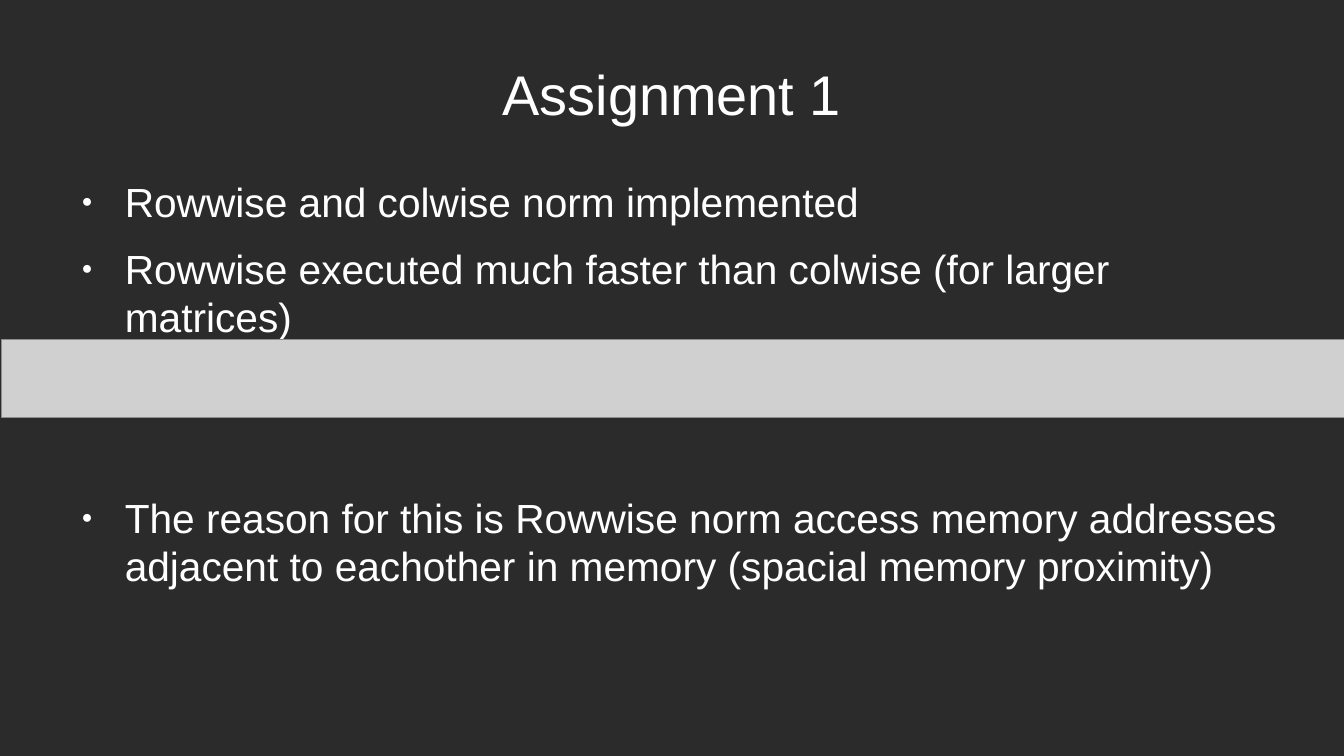
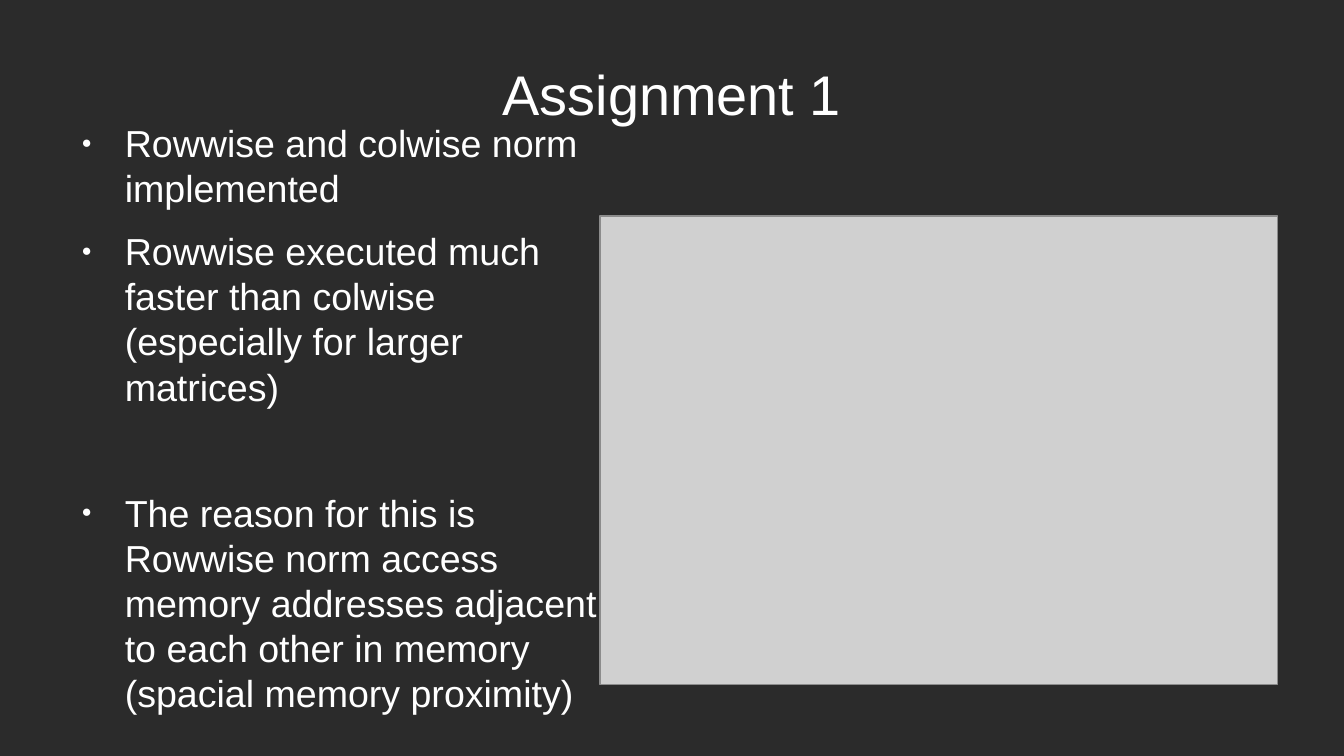
Before and after one commit to MC0117/HPC-labs, a slide deck: slide 2 of mypresentation.odp. Drawn at 1344x756 pixels with LibreOffice and Linux fonts; fonts in the diff are those of the drawing; grey boxes stand for pictures; background and template pictures are left out; a plain dark background stands for a picture behind light text. Boxes give left, top, right and bottom in pixels: in the first picture for what was removed or moved away, otherwise in the second. Text is boxed around its words. In the diff, an @@ line names an element or a change of style, - is before the commit and + after.

```diff
--- a/mypresentation.odp
+++ b/mypresentation.odp
@@ text "Rowwise and colwise norm implemented": place and size @@
-text "Rowwise and colwise norm implemented" at <box>125,187,1276,589</box>
+text "Rowwise and colwise norm implemented" at <box>125,129,596,670</box>
@@ text at <box>125,129,578,210</box>: size 24 to 22.2 pt in "Rowwise and colwise norm implemented" @@
@@ text at <box>125,237,596,670</box>: text changed; size 24 to 22.2 pt @@
-● Rowwise executed much faster than colwise (for larger matrices)
-● The reason for this is Rowwise norm access memory addresses adjacent to eachother in memory (spacial memory proximity)
+● Rowwise executed much faster than colwise (especially for larger matrices)
+● The reason for this is Rowwise norm access memory addresses adjacent to each other in memory (spacial memory proximity)
@@ picture: place and size @@
-picture at <box>1,340,1344,418</box>
+picture at <box>600,216,1278,685</box>
```
Also in this commit, not shown: 1 other slide changed, 7 slides added, 1 slide removed, 4 other files.
